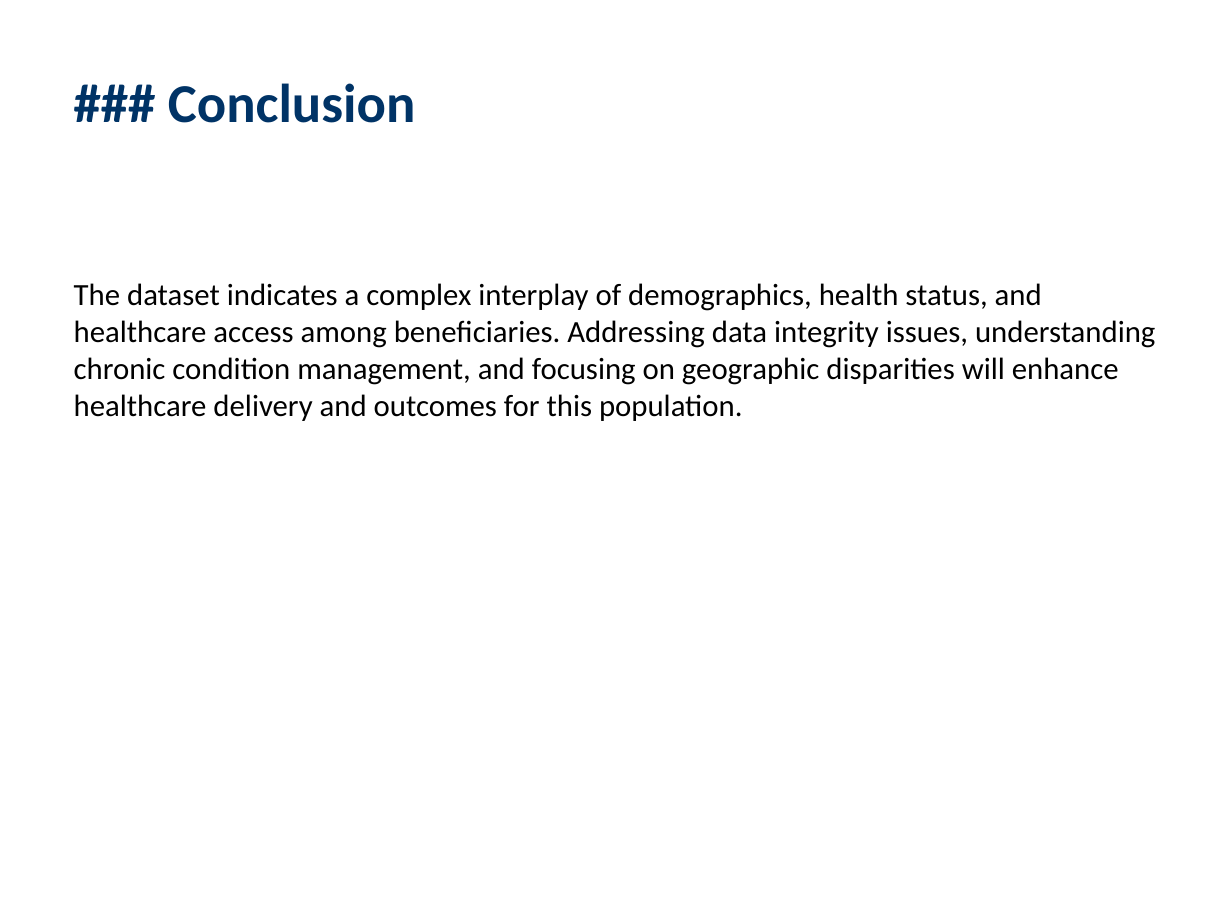
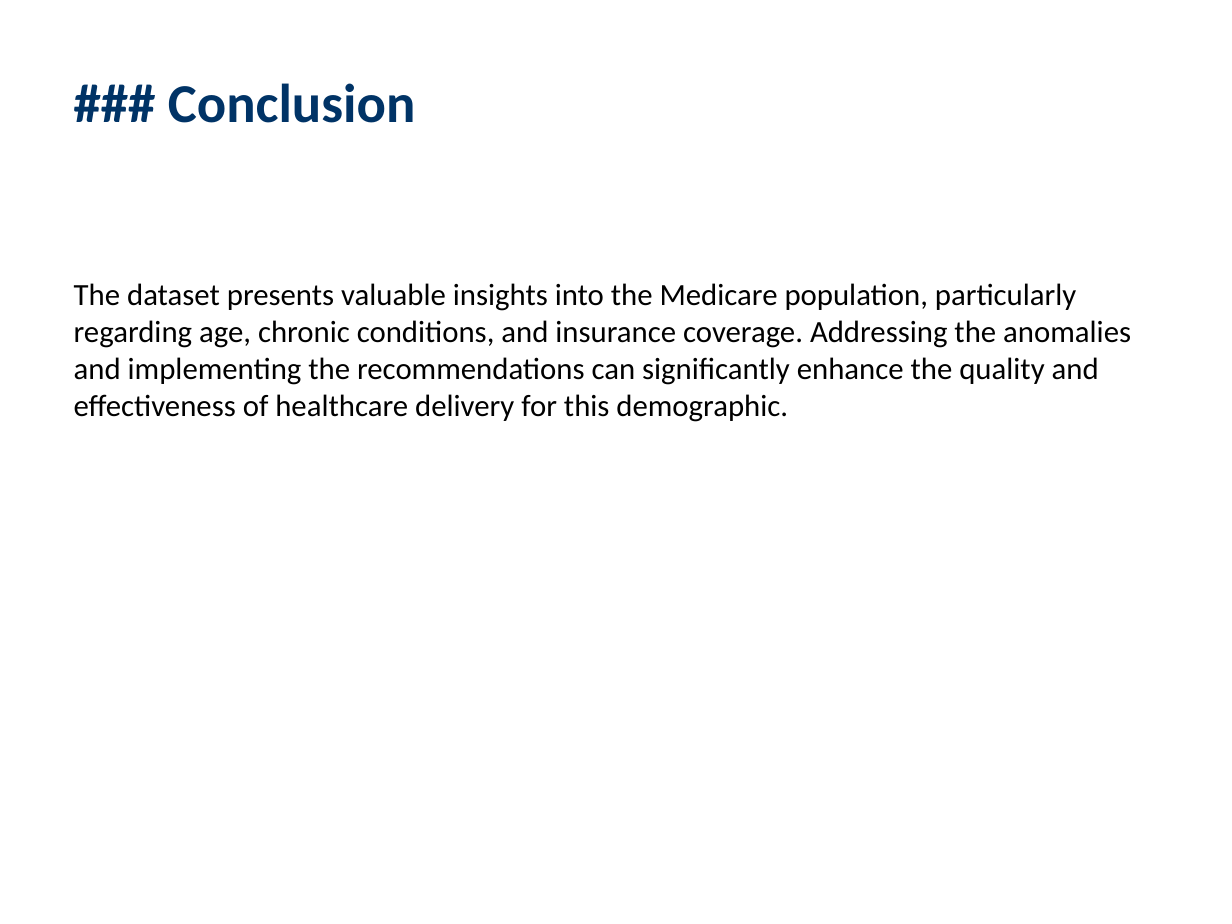
Before and after one commit to jyoung10078/elijah, a slide deck: slide 6 of testing/dataset_insights.pptx. Drawn at 1232x924 pixels with LibreOffice and Linux fonts; fonts in the diff are those of the drawing. Boxes give left, top, right and bottom in pixels: in the first picture for what was removed or moved away, otherwise in the second. Text is boxed around its words. In the diff, an @@ line names an element or a change of style, - is before the commit and + after.

```diff
--- a/testing/dataset_insights.pptx
+++ b/testing/dataset_insights.pptx
@@ text at bbox=[74, 283, 1131, 422]: text changed @@
-The dataset indicates a complex interplay of demographics, health status, and healthcare access among beneficiaries. Addressing data integrity issues, understanding chronic condition management, and focusing on geographic disparities will enhance healthcare delivery and outcomes for this population.
+The dataset presents valuable insights into the Medicare population, particularly regarding age, chronic conditions, and insurance coverage. Addressing the anomalies and implementing the recommendations can significantly enhance the quality and effectiveness of healthcare delivery for this demographic.
```
Also in this commit, not shown: 4 other slides changed, 2 other files.
